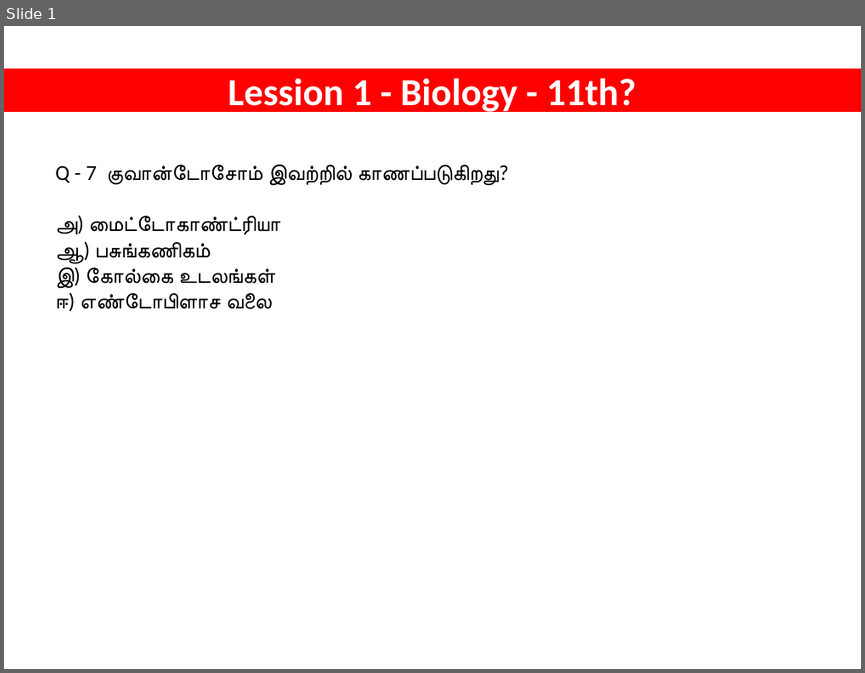
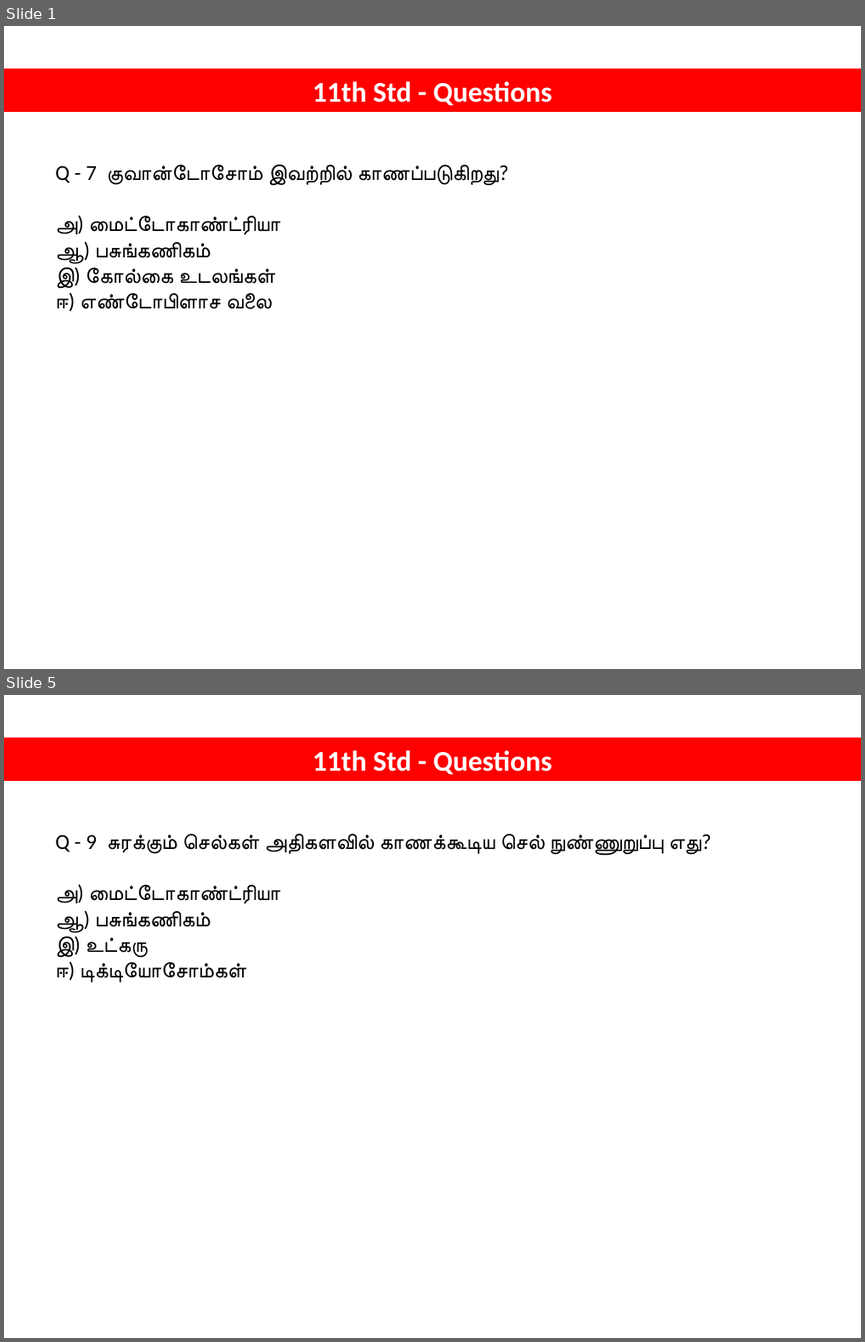
Before and after one commit to tvmani/tvmani.github.io, a slide deck: tamil_biology/NEET_BIOLOGY_001.pptx. Shown one above the other, each under a label of ours: slide 1 before the commit, slides 1 and 5 after it; the slides between them are not shown. The pictures are 865x673 and 865x1342 pixels, drawn with LibreOffice and Linux fonts; fonts in the diff are those of the drawing. Boxes give left, top, right and bottom in pixels: in the first picture for what was removed or moved away, otherwise in the second. Text is boxed around its words. In the diff, an @@ line names an element or a change of style, - is before the commit and + after.

```diff
--- a/tamil_biology/NEET_BIOLOGY_001.pptx
+++ b/tamil_biology/NEET_BIOLOGY_001.pptx
@@ slide 5 added at box(4, 695, 861, 1338), background #FFFFFF @@
@@ rectangle added at box(4, 737, 861, 781), fill #FF0000, outline #FF0000 0.75 pt, 24 pt, text #FFFFFF, bold @@
+11th Std - Questions
@@ text added at box(55, 834, 711, 982), 18 pt, text #000000 @@
+Q - 9 சுரக்கும் செல்கள் அதிகளவில் காணக்கூடிய செல் நுண்ணுறுப்பு எது?
+அ) மைட்டோகாண்ட்ரியா
+ஆ) பசுங்கணிகம்
+இ) உட்கரு
+ஈ) டிக்டியோசோம்கள்
@@ slide 1 changed as well @@
@@ text in rectangle at box(313, 81, 552, 106): text changed; size 32 to 24 pt @@
-Lession 1 - Biology - 11th?
+11th Std - Questions
```
Also in this commit, not shown: 8 other slides added, 1 other file.
